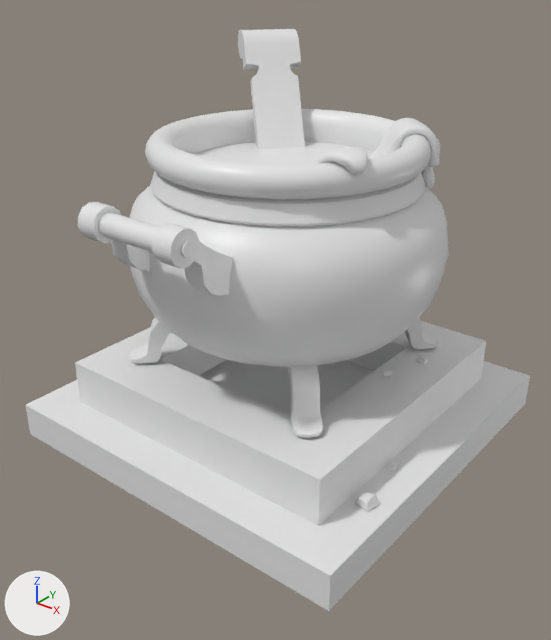
One commit to the FBX model Assets/Map Source/Deco/Witch/Witchpot_Drawing.fbx: the scene before it, then after it.
One viewpoint serves both versions: a 50 mm camera at (4.51, -5.82, 4.81) aimed at (0.1, -0.31, 1.39). Arrows for +X, +Y and +Z are at lower left; the lights stay in place. The picture after the commit comes second. Where no turn or scale is listed for an object, it has been applied to the vertices. Vertices at exactly the same position are counted once.

The scene before the commit, as lines of its bpy script (objects in view):
```python
me_defaultmaterial_003 = bpy.data.meshes.new('defaultMaterial.003')
me_defaultmaterial_003.from_pydata(...)  # 6982 vertices, 13924 faces; spans x -2.01..2.01, y -2.13..2.13, z 0.0..4.04
# faces by material slot: [9504, 256, 4164]
me_defaultmaterial_003.materials.append(mat_liquid)  # white #e7e7e7
me_defaultmaterial_003.materials.append(mat_rock)  # white #e7e7e7
me_defaultmaterial_003.materials.append(mat_cauldron)  # white #e7e7e7
ob_witchpot_drawing = bpy.data.objects.new('Witchpot_Drawing', me_defaultmaterial_003)
ob_witchpot_drawing.location = (0.0, 0.0, 0.0)
```
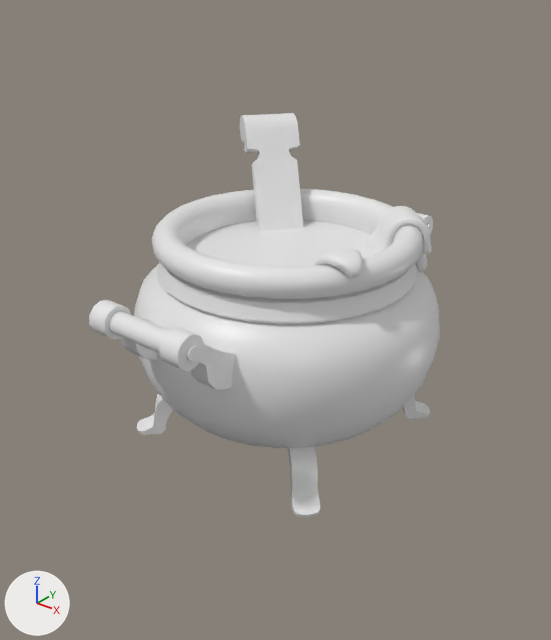
Pixel boxes [x1, y1, x2, y2] of what changed, in the pictures (551 x 640 px; the box of a moved part takes in the faces that stretch with it):
'Witchpot_Drawing', reshaped: before [25, 29, 530, 611]; after [89, 113, 440, 517]
part 1 of me_defaultmaterial_003, added: after [187, 220, 373, 266]
part 2 of me_defaultmaterial_003, moved or reshaped: before [317, 147, 368, 175]; after [315, 249, 362, 278]
part 3 of me_defaultmaterial_003, moved or reshaped: before [238, 29, 305, 149]; after [240, 113, 304, 231]
part 4 of me_defaultmaterial_003, moved or reshaped: before [78, 109, 449, 438]; after [89, 189, 440, 517]
part 5 of me_defaultmaterial_003, deleted: before [25, 118, 530, 611]
part 6 of me_defaultmaterial_003, cut back: before [195, 142, 373, 164]; after [365, 206, 431, 271]

What changed in the scene script:
```text
Change me_defaultmaterial_003:
    used by ob_witchpot_drawing; location = (0.0, 0.0, 0.0)
    remove me_defaultmaterial_003.from_pydata(...)  # 6982 vertices, 13924 faces; spans x -2.01..2.01, y -2.13..2.13, z 0.0..4.04
    add me_defaultmaterial_003.from_pydata(...)  # 6840 vertices, 13668 faces; spans x -1.61..1.61, y -2.13..2.13, z -0.02..3.14
    me_defaultmaterial_003 part 1: the loose piece of 466 vertices spanning x -1.54..1.54, y -1.54..1.54, z 1.14..2.91 is copied, and the copy is moved by (0.0, 0.0, -0.9); it spans x -1.54..1.54, y -1.54..1.54, z 0.24..2.01
    me_defaultmaterial_003 part 2: the loose piece of 930 vertices spanning x 0.75..1.28, y -0.73..-0.29, z 2.87..3.35 is moved by (0.0, 0.0, -0.9)
    me_defaultmaterial_003 part 3: the loose piece of 60 vertices spanning x -1.38..0.09, y 0.0..1.33, z 1.75..4.04 is moved by (0.0, 0.0, -0.9)
    me_defaultmaterial_003 part 4: the loose piece of 2022 vertices spanning x -1.61..1.61, y -2.13..2.13, z 0.88..3.24 is moved by (0.0, 0.0, -0.9)
    me_defaultmaterial_003 part 5: 9 loose pieces with 3504 vertices, spanning x -2.01..2.01, y -2.01..2.01, z 0.0..3.32, are deleted
    me_defaultmaterial_003 part 6: 1 vertex moved within x 1.04, y 1.04, z 1.77; 465 vertices removed from x -1.54..1.54, y -1.54..1.54, z 1.14..2.91; 3361 vertices added at x 0.43..1.19, y 0.41..1.13, z 1.73..2.42
    remove me_defaultmaterial_003.materials.append(mat_rock)  # white #e7e7e7
```
